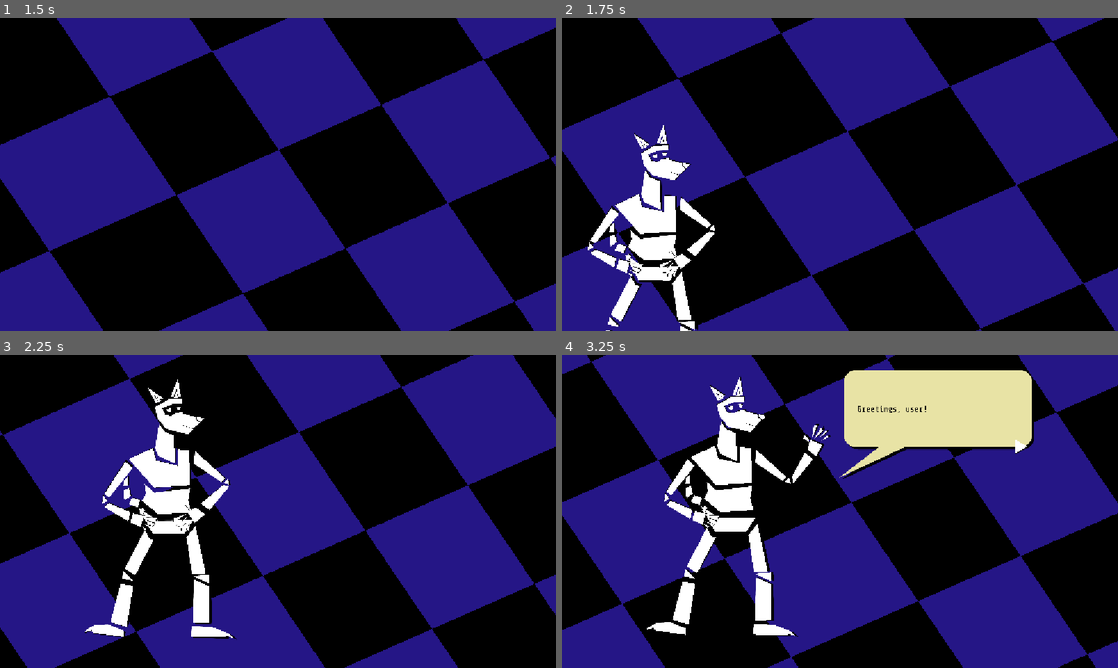
Above: before the commit, frames 1-4 (two rows, left to right).
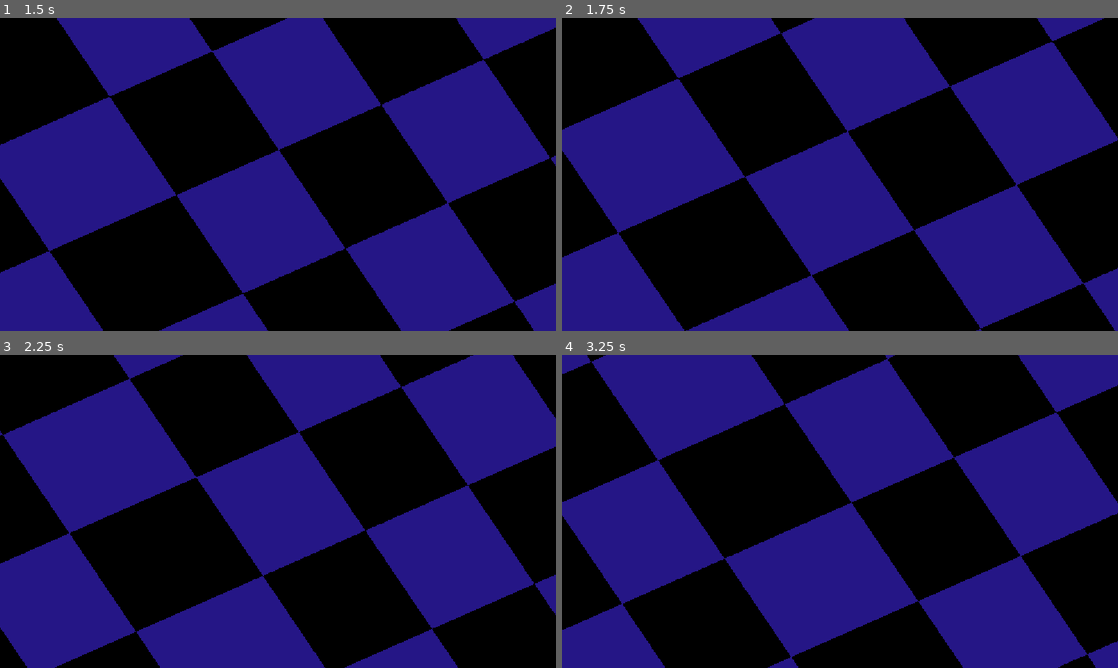
Above: after the commit, the same moments.

Repository: AlejandroCiuba/color-picker-game
Game: Godot game, scene res://scenes/levels/level.tscn
Two runs of this game, one before a commit and one after it. Both use one fixed random seed, a clock stepped at 60 frames per second and the inputs below.
Inputs (mouse positions are in pixels of both pictures, inside the frame that each line leads up to):
- Up to frame 1 (1.5 s): click "Start" at 0.5 s; move the mouse to (400, 158) at 1.27 s; hold Right (ui_right) from 1.28 s (still down)
- Up to frame 2 (1.75 s): keep holding Right (ui_right)
- Up to frame 3 (2.25 s): move the mouse to (166, 527) at 2.02 s; release Right (ui_right) at 2.03 s; hold Left (ui_left) from 2.03 s (still down)
- Up to frame 4 (3.25 s): release Left (ui_left) at 2.75 s; click (1029, 426) at 2.77 s

Frame 1 is identical in both runs. In frame 2, 4.5% of the frame differs, in the area x 4-28%, y 34-100%; in frame 3, 5.5%; in frame 4, 14%, in the area x 15-85%, y 4-90%.
Error after the commit: Parse Error: Could not find type "DialogServer" in the current scope. (res://globals/dialog_manager.gd:16)

Commit message:
Updated global dialog manager to create dialog resources with text arrays

Diff:
--- a/globals/dialog_manager.gd
+++ b/globals/dialog_manager.gd
@@ -13,7 +13,7 @@
 var _current_scene: Node = null
 var _current_script: String = ""
 var _current_dialog_json: Array = []
-var _dialogs: Dictionary[String, DialogDisplay]
+var _dialogs: Dictionary[String, DialogServer]
 
 
 func reset_dialogs() -> void:
@@ -39,7 +39,7 @@
 
 
 ## Dialog displays connect via this function on their own
-func connect_dialog(dialog_display: DialogDisplay) -> void:
+func connect_dialog(dialog_display: DialogServer) -> void:
 	_dialogs[dialog_display.dialog_id] = dialog_display
 	dialog_triggered.connect(dialog_display._on_dialog_triggered)
 
@@ -77,10 +77,10 @@
 	dialog_triggered.emit(_create_dialog(_current_dialog_json[ln]))
 
 
-func _create_dialog(json: Dictionary) -> Dialog:
+func _create_callbacks(cb_dicts: Array) -> Array[Callable]:
 
 	var callbacks: Array[Callable] = []
-	for callback in json["callbacks"]:
+	for callback in cb_dicts:
 
 		var comps: PackedStringArray = callback["callback"].split(".")
 
@@ -95,7 +95,7 @@
 
 			if not _current_scene.get(comps[0]).has_method(comps[1]):
 				push_error("Actor %s does not have method %s" % [comps[0], comps[1]])
-				return
+				return []
 
 			custom = func(): _current_scene.get(comps[0]).callv(comps[1], callback["args"])
 
@@ -103,8 +103,21 @@
 			custom = func(): _current_scene.callv(comps[1], callback["args"])
 		callbacks.append(custom)
 
+	return callbacks
+
+
+## TODO: Implement
+## For non-dialog entries (actors)
+## Turns [{text: String, callback: {callback: String, args: Array}, ...]
+## into [{text: String, callback: {callback: "perform", args: Array[Callable]}, ...]
+func _create_actor_intext_callbacks(texts: Array) -> Array[Dictionary]:
+	return []
+
+
+func _create_dialog(json: Dictionary) -> Dialog:
+
 	var with_callbacks: Dictionary = json.duplicate()
-	with_callbacks["callbacks"] = callbacks
+	with_callbacks["callbacks"] = _create_callbacks(json["callbacks"])
 
 	if not with_callbacks.has("dialog_id"):
 		with_callbacks["dialog_id"] = _DIALOGMANAGER
--- a/resources/dialog.gd
+++ b/resources/dialog.gd
@@ -5,14 +5,10 @@
 var text: Array = []
 var callbacks: Array = []
 
-var callback_format: Dictionary = {
-	"callback": "",
-	"args": [],
-}
 
 var text_format: Dictionary = {
 	"text": "",
-	"callback": callback_format,
+	"callback": func(): return,
 }
 
 
